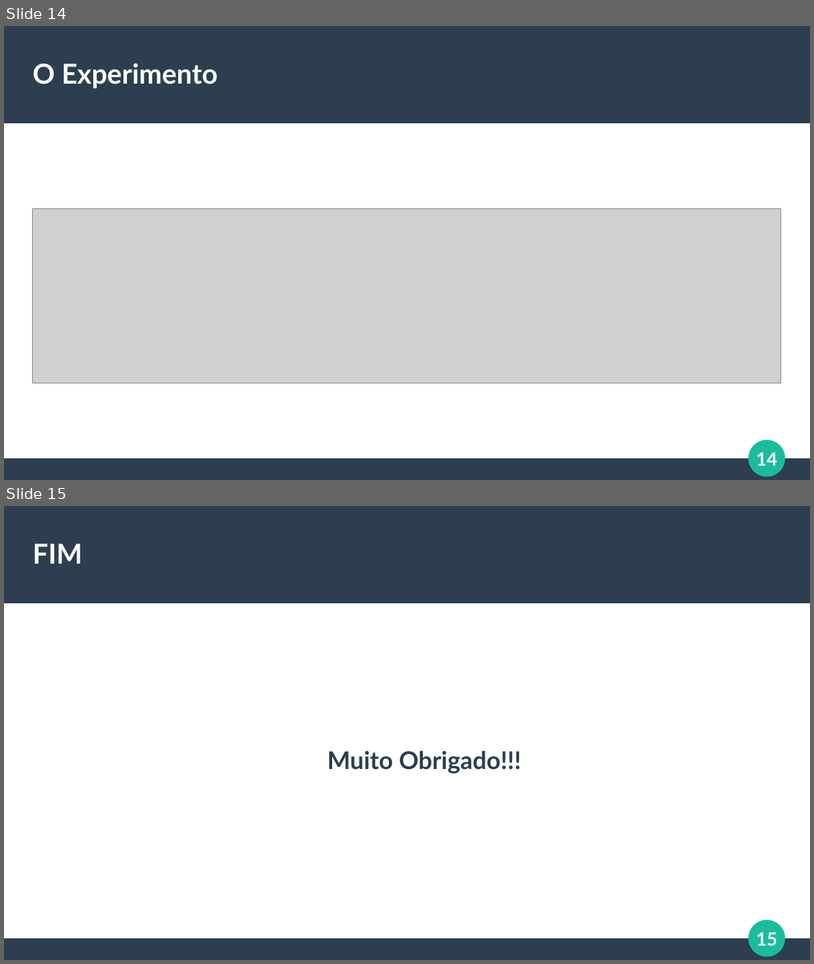
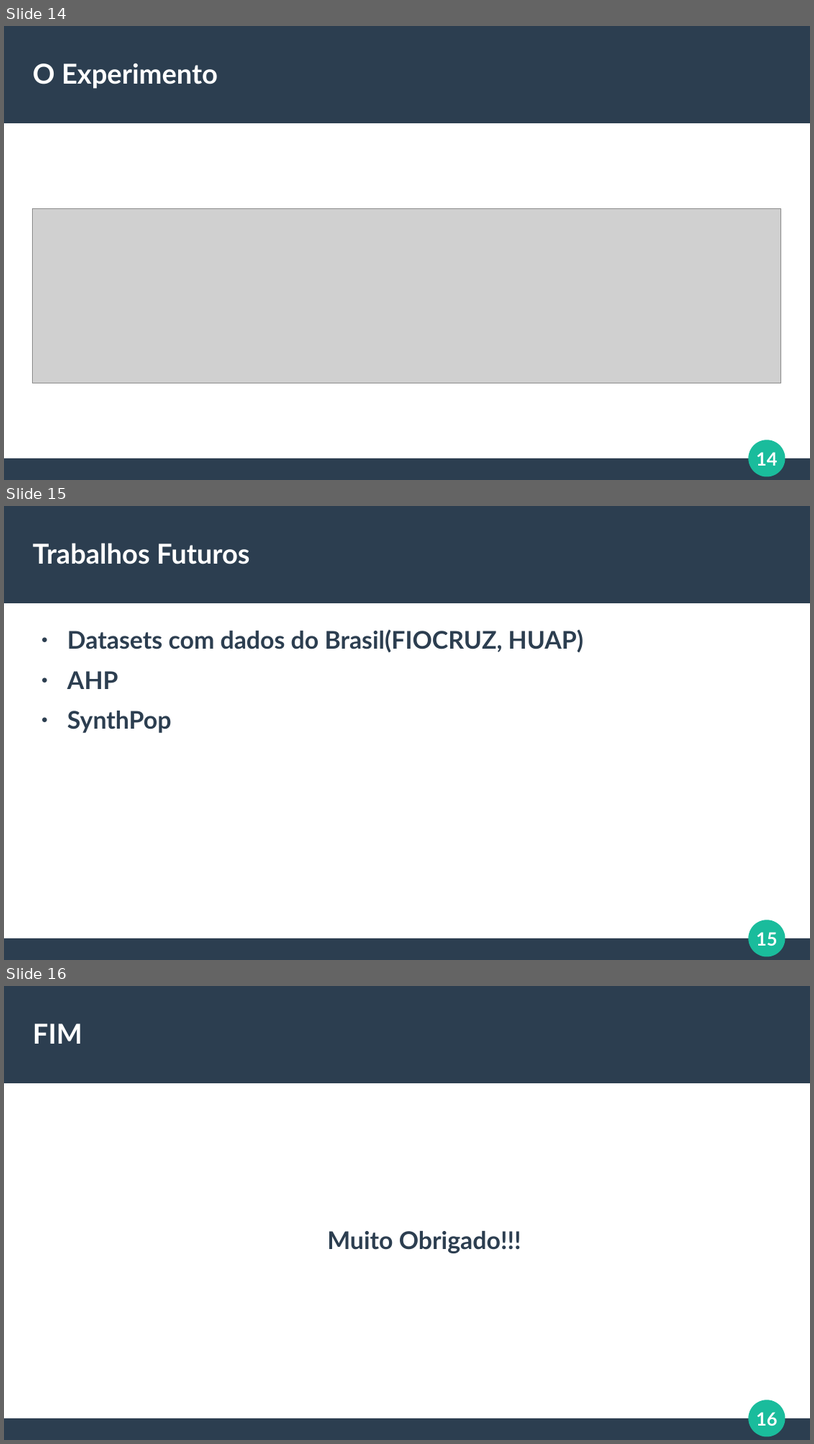
Before and after one commit to italoportinho/trabalho-am-2023-2, a slide deck: slides/apresentacao_AM_2023-2.odp. Shown one above the other, each under a label of ours: slides 14 and 15 before the commit, slides 14, 15 and 16 after it. The pictures are 814x964 and 814x1444 pixels, drawn with LibreOffice and Linux fonts; fonts in the diff are those of the drawing; grey boxes stand for pictures. Boxes give left, top, right and bottom in pixels: in the first picture for what was removed or moved away, otherwise in the second. Text is boxed around its words. In the diff, an @@ line names an element or a change of style, - is before the commit and + after.

Commit message:
Terceira versão da apresentação.

```diff
--- a/slides/apresentacao_AM_2023-2.odp
+++ b/slides/apresentacao_AM_2023-2.odp
@@ slide 15 added at [4,506,810,960], background #FFFFFF; not listed: 4 template elements that a slide beside it also shows @@
@@ title added at [33,543,250,564], 27 pt, text #FFFFFF, bold @@
+Trabalhos Futuros
@@ text added at [67,629,584,733], 24 pt, text #2C3E50, bold @@
+● Datasets com dados do Brasil(FIOCRUZ, HUAP)
+● AHP
+● SynthPop
@@ what was slide 15 is now slide 16 @@
@@ page number at [756,1412,777,1425]: text changed @@
-15
+16
```
Also in this commit, not shown: 1 other file.
